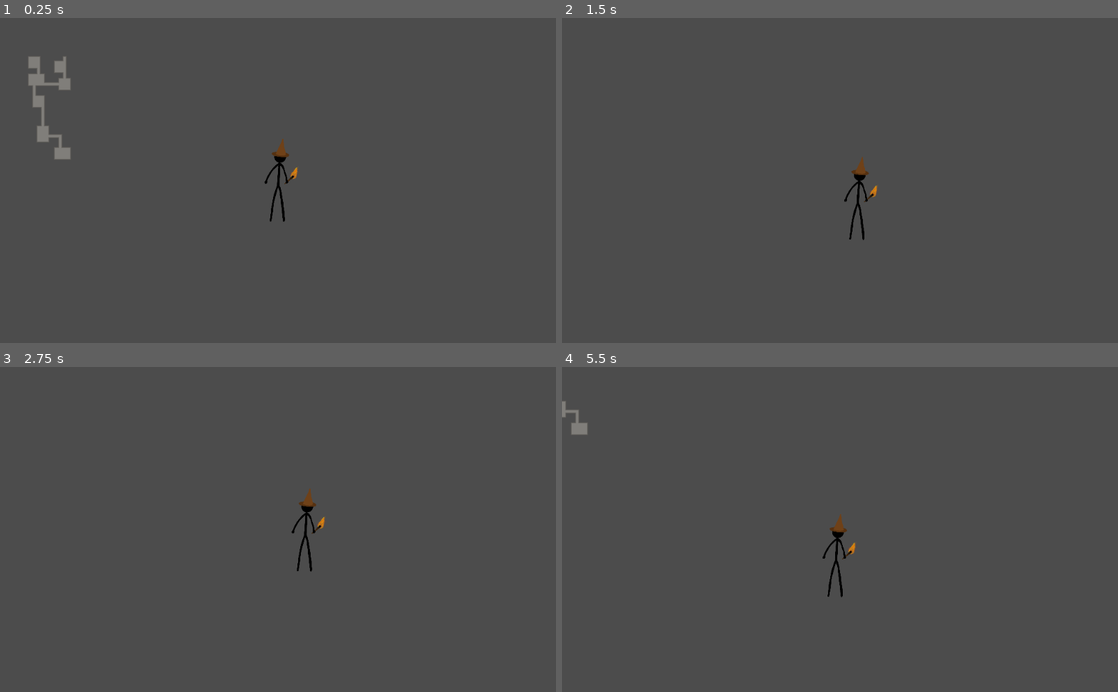
Above: before the commit, frames 1-4 (two rows, left to right).
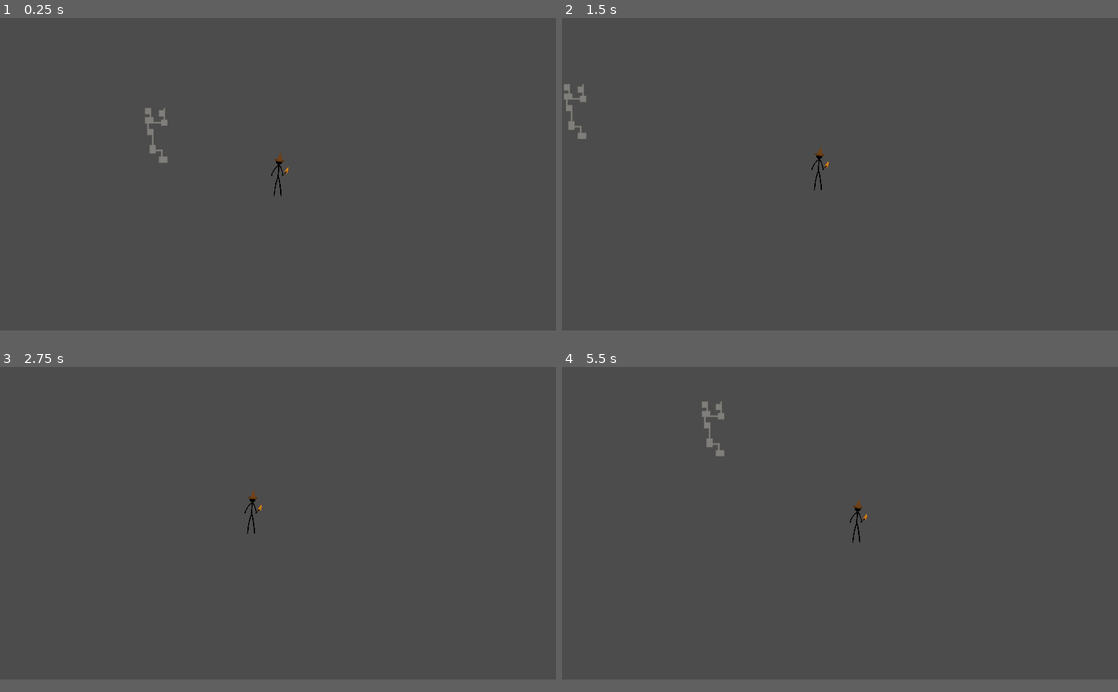
Above: after the commit, the same moments.

Repository: MiningCow/Dungeon-Crawler-Godot
Game: Godot game, scene res://World.tscn
Two runs of this game, one before a commit and one after it. Both use one fixed random seed, a clock stepped at 60 frames per second and the inputs below.
Inputs:
- Up to frame 1 (0.25 s): no input
- Up to frame 2 (1.5 s): tap Enter at 0.5 s; hold D (ui_right) 0.53-1.28 s; hold S (ui_down) from 1.28 s (still down)
- Up to frame 3 (2.75 s): release S (ui_down) at 2.03 s; hold D (ui_right) from 2.03 s (still down)
- Up to frame 4 (5.5 s): release D (ui_right) at 2.78 s; hold W (ui_up) 2.78-3.53 s; hold A (ui_left) 3.53-5.03 s; hold S (ui_down) from 5.03 s (still down)
The window is 800x468 before the commit and 800x450 after it. Grey fills any space a smaller window leaves; there, only what the larger window draws over its background counts as a difference.

The runs differ from the first frame. In frame 1, 1.3% of the frame differs, in the area x 5-54%, y 11-63%; in frame 2, 0.6%; in frame 3, 0.4%; in frame 4, 0.8%.

Commit message:
Camera moves ahead of player

Diff:
--- a/player.tscn
+++ b/player.tscn
@@ -1,13 +1,17 @@
-[gd_scene load_steps=4 format=2]
+[gd_scene load_steps=5 format=2]
 
 [ext_resource path="res://Assets/character.png" type="Texture" id=1]
 [ext_resource path="res://player.gd" type="Script" id=2]
+[ext_resource path="res://scripts/camera_position.gd" type="Script" id=3]
 
 [sub_resource type="CircleShape2D" id=1]
 radius = 19.6166
 
 [node name="Player" type="KinematicBody2D"]
 script = ExtResource( 2 )
+__meta__ = {
+"_edit_group_": true
+}
 
 [node name="Sprite" type="Sprite" parent="."]
 position = Vector2( 4, 0 )
@@ -21,8 +25,10 @@
 "_edit_group_": true
 }
 
-[node name="Camera2D" type="Camera2D" parent="."]
+[node name="CameraPosition" type="Position2D" parent="."]
+script = ExtResource( 3 )
+
+[node name="Camera" type="Camera2D" parent="CameraPosition"]
 current = true
 process_mode = 0
-smoothing_enabled = true
 smoothing_speed = 10.0
--- a/project.godot
+++ b/project.godot
@@ -14,29 +14,36 @@
 run/main_scene="res://World.tscn"
 config/icon="res://icon.png"
 
+[display]
+
+window/size/width=1920
+window/size/height=1080
+window/size/resizable=false
+window/stretch/mode="viewport"
+
 [input]
 
 ui_left={
 "deadzone": 0.5,
-"events": [ Object(InputEventKey,"resource_local_to_scene":false,"resource_name":"","device":0,"alt":false,"shift":false,"control":false,"meta":false,"command":false,"pressed":false,"scancode":65,"unicode":0,"echo":false,"script":null)
+"events": [ Object(InputEventKey,"resource_local_to_scene":false,"resource_name":"","device":0,"alt":false,"shift":false,"control":false,"meta":false,"command":false,"pressed":false,"scancode":65,"physical_scancode":0,"unicode":0,"echo":false,"script":null)
 , Object(InputEventJoypadButton,"resource_local_to_scene":false,"resource_name":"","device":0,"button_index":14,"pressure":0.0,"pressed":false,"script":null)
  ]
 }
 ui_right={
 "deadzone": 0.5,
-"events": [ Object(InputEventKey,"resource_local_to_scene":false,"resource_name":"","device":0,"alt":false,"shift":false,"control":false,"meta":false,"command":false,"pressed":false,"scancode":68,"unicode":0,"echo":false,"script":null)
+"events": [ Object(InputEventKey,"resource_local_to_scene":false,"resource_name":"","device":0,"alt":false,"shift":false,"control":false,"meta":false,"command":false,"pressed":false,"scancode":68,"physical_scancode":0,"unicode":0,"echo":false,"script":null)
 , Object(InputEventJoypadButton,"resource_local_to_scene":false,"resource_name":"","device":0,"button_index":15,"pressure":0.0,"pressed":false,"script":null)
  ]
 }
 ui_up={
 "deadzone": 0.5,
-"events": [ Object(InputEventKey,"resource_local_to_scene":false,"resource_name":"","device":0,"alt":false,"shift":false,"control":false,"meta":false,"command":false,"pressed":false,"scancode":87,"unicode":0,"echo":false,"script":null)
+"events": [ Object(InputEventKey,"resource_local_to_scene":false,"resource_name":"","device":0,"alt":false,"shift":false,"control":false,"meta":false,"command":false,"pressed":false,"scancode":87,"physical_scancode":0,"unicode":0,"echo":false,"script":null)
 , Object(InputEventJoypadButton,"resource_local_to_scene":false,"resource_name":"","device":0,"button_index":12,"pressure":0.0,"pressed":false,"script":null)
  ]
 }
 ui_down={
 "deadzone": 0.5,
-"events": [ Object(InputEventKey,"resource_local_to_scene":false,"resource_name":"","device":0,"alt":false,"shift":false,"control":false,"meta":false,"command":false,"pressed":false,"scancode":83,"unicode":0,"echo":false,"script":null)
+"events": [ Object(InputEventKey,"resource_local_to_scene":false,"resource_name":"","device":0,"alt":false,"shift":false,"control":false,"meta":false,"command":false,"pressed":false,"scancode":83,"physical_scancode":0,"unicode":0,"echo":false,"script":null)
 , Object(InputEventJoypadButton,"resource_local_to_scene":false,"resource_name":"","device":0,"button_index":13,"pressure":0.0,"pressed":false,"script":null)
  ]
 }
--- /dev/null
+++ b/scripts/camera_position.gd
@@ -0,0 +1,25 @@
+extends Position2D
+
+onready var player = $".."
+const MAX_SPEED = 100
+const ACCELERATION = 100
+const DECELERATION = 2
+var motion = 0
+#var last_player_direction: Vector2 = Vector2.ZERO
+
+func _physics_process(delta):
+	var player_input_direction = player.get_input_direction()
+	if player_input_direction == Vector2.ZERO:
+		move_back(position * DECELERATION * delta)
+#		move_back(DECELERATION * delta)
+	else:
+		move_away_from_player(player_input_direction * ACCELERATION * delta)
+
+func move_back(deceleration):
+	position -= deceleration
+	position = position.clamped(MAX_SPEED)
+#	position = position.move_toward(Vector2.ZERO, amount)
+
+func move_away_from_player(acceleration):
+	position += acceleration
+	position = position.clamped(MAX_SPEED)
